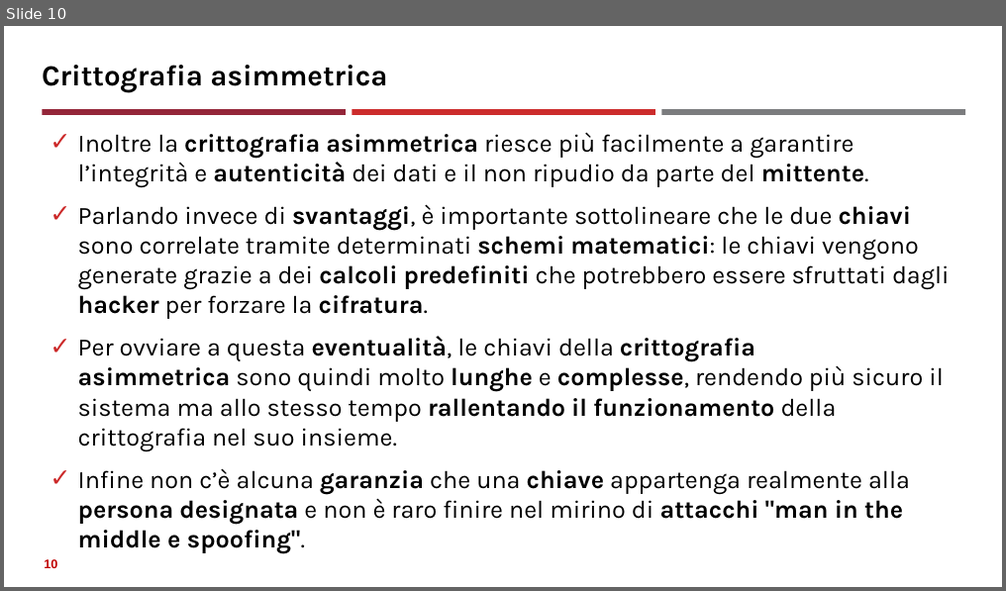
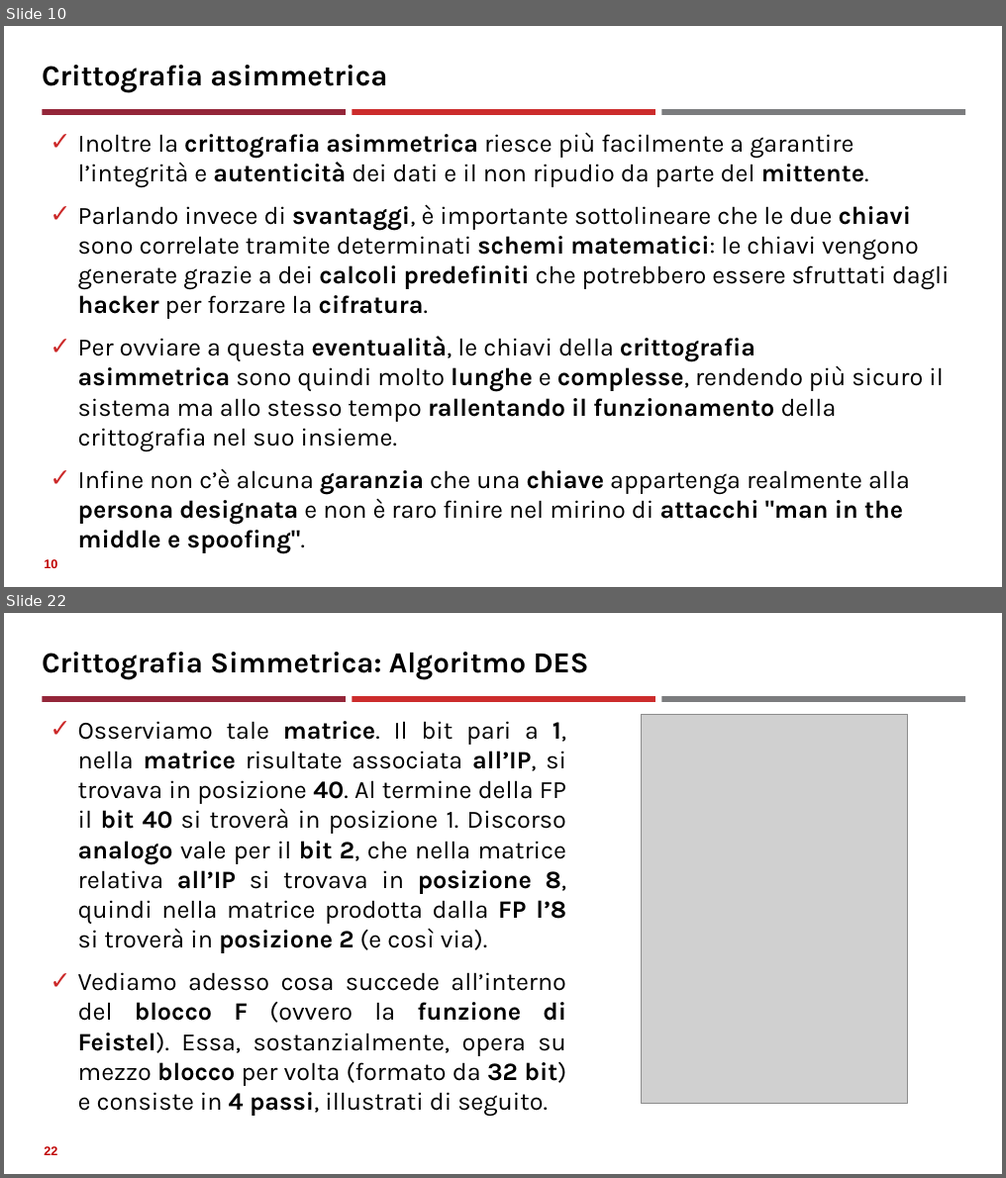
Before and after one commit to neural1977/data_science_interview_material, a slide deck: Assicurazioni/Tecniche crittografiche_ita.pptx. Shown one above the other, each under a label of ours: slide 10 before the commit, slides 10 and 22 after it; the slides between them are not shown. The pictures are 1006x591 and 1006x1178 pixels, drawn with LibreOffice and Linux fonts; fonts in the diff are those of the drawing; grey boxes stand for pictures. Boxes give left, top, right and bottom in pixels: in the first picture for what was removed or moved away, otherwise in the second. Text is boxed around its words. In the diff, an @@ line names an element or a change of style, - is before the commit and + after.

```diff
--- a/Assicurazioni/Tecniche crittografiche_ita.pptx
+++ b/Assicurazioni/Tecniche crittografiche_ita.pptx
@@ slide 22 added at [4, 613, 1002, 1174], background #FFFFFF; not listed: 3 template elements that a slide beside it also shows @@
@@ title added at [42, 652, 589, 680], 28 pt, text #000000, bold @@
+Crittografia Simmetrica: Algoritmo DES
@@ text added at [78, 721, 567, 1086], 24 pt, text #000000 @@
+✓ Osserviamo tale matrice. Il bit pari a 1, nella matrice risultate associata all’IP, si trovava in posizione 40. Al termine della FP il bit 40 si troverà in posizione 1. Discorso analogo vale per il bit 2, che nella matrice relativa all’IP si trovava in posizione 8, quindi nella matrice prodotta dalla FP l’8 si troverà in posizione 2 (e così via).
+✓ Vediamo adesso cosa succede all’interno del blocco F (ovvero la funzione di Feistel). Essa, sostanzialmente, opera su mezzo blocco per volta (formato da 32 bit) e consiste in 4 passi, illustrati di seguito.
@@ picture added at [642, 714, 908, 1104] @@
@@ page number added at [44, 1147, 57, 1156], 12 pt, text #C00000, bold @@
+22
```
Also in this commit, not shown: 2 slides changed, 10 other slides added, 1 other file.
